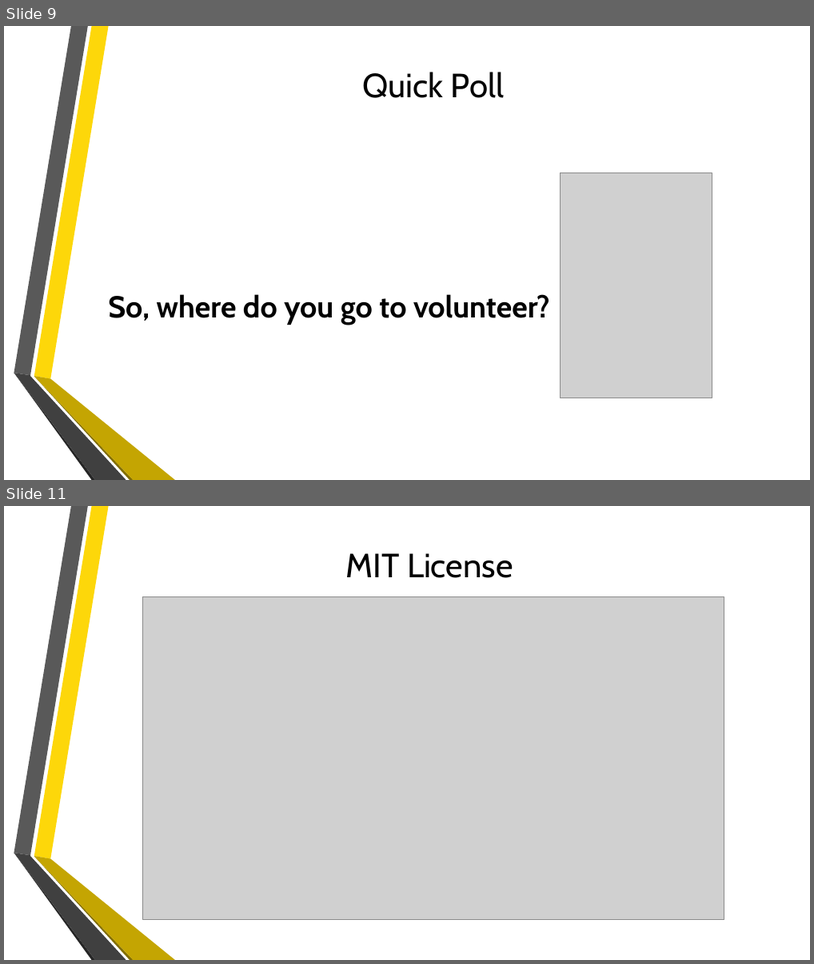
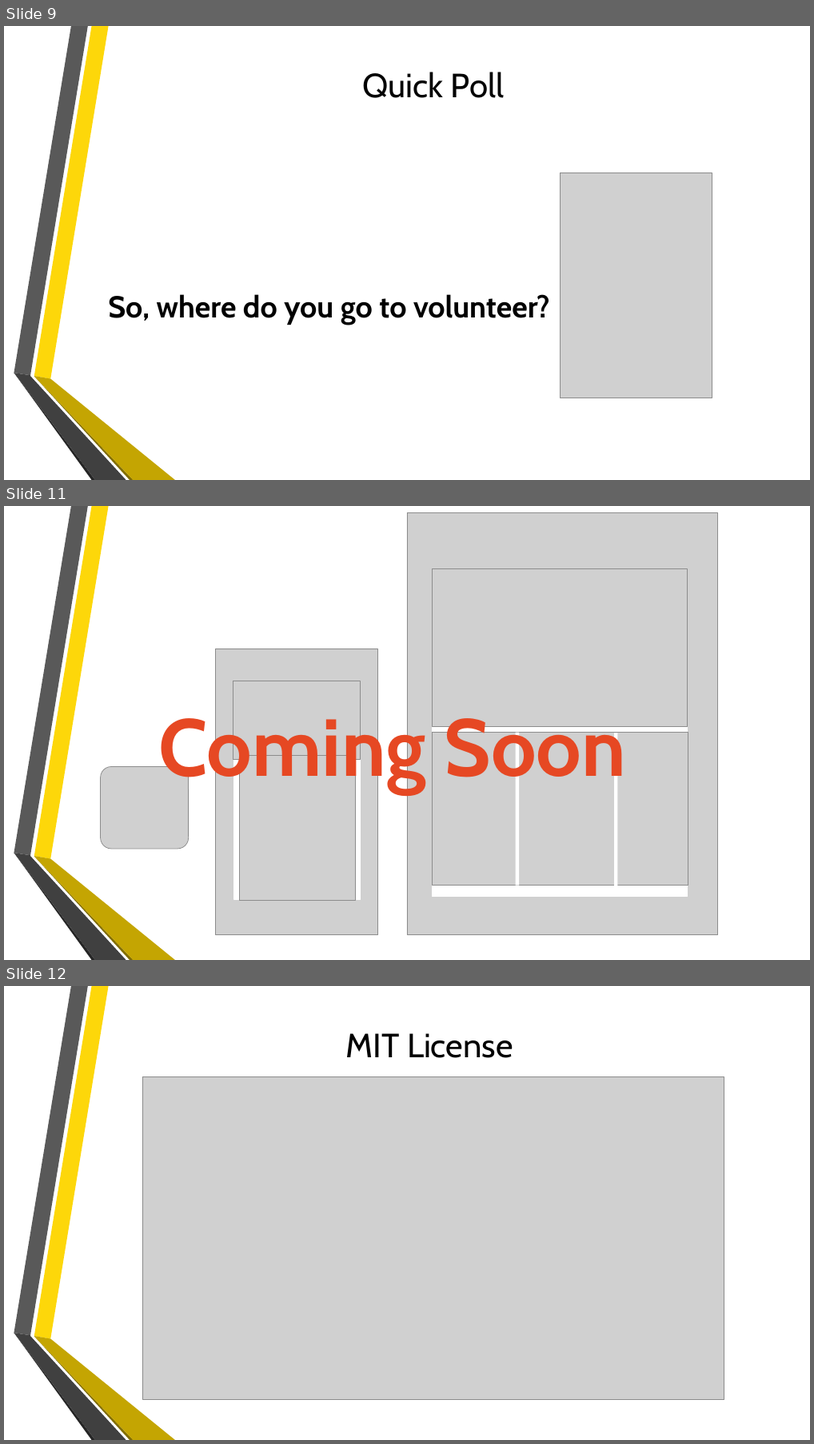
Before and after one commit to kmora2b/ACM-Hackathon-Spring-2019, a slide deck: GoodWorksElPasoPresentation.pptx. Shown one above the other, each under a label of ours: slides 9 and 11 before the commit, slides 9, 11 and 12 after it; the slides between them are not shown. The pictures are 814x964 and 814x1444 pixels, drawn with LibreOffice and Linux fonts; fonts in the diff are those of the drawing; grey boxes stand for pictures; background and template pictures are left out. Boxes give left, top, right and bottom in pixels: in the first picture for what was removed or moved away, otherwise in the second. Text is boxed around its words. In the diff, an @@ line names an element or a change of style, - is before the commit and + after.

```diff
--- a/GoodWorksElPasoPresentation.pptx
+++ b/GoodWorksElPasoPresentation.pptx
@@ slide 11 added at bbox=[4, 506, 810, 960], background picture (left out); not listed: 6 template elements that a slide beside it also shows @@
@@ picture added at bbox=[407, 512, 718, 935] @@
@@ rectangle added at bbox=[432, 569, 687, 896], fill #FFFFFF, outline #FFFFFF 1.25 pt @@
@@ picture added at bbox=[432, 569, 687, 726] @@
@@ picture added at bbox=[216, 648, 378, 934] @@
@@ picture added at bbox=[234, 681, 360, 760] @@
@@ rectangle added at bbox=[234, 681, 361, 900], fill #FFFFFF, outline #FFFFFF 1.25 pt @@
@@ text added at bbox=[158, 708, 626, 793], 96 pt, text #E64823, bold @@
+Coming Soon
@@ picture added at bbox=[432, 732, 689, 884] @@
@@ rectangle added at bbox=[516, 732, 519, 884], fill #FFFFFF @@
@@ rectangle added at bbox=[614, 733, 618, 885], fill #FFFFFF @@
@@ picture added at bbox=[101, 767, 189, 849] @@
@@ picture added at bbox=[239, 756, 355, 900] @@
@@ what was slide 11 is now slide 12 @@
```
Also in this commit, not shown: 1 slide changed, 1 other slide added, 2 other files.
